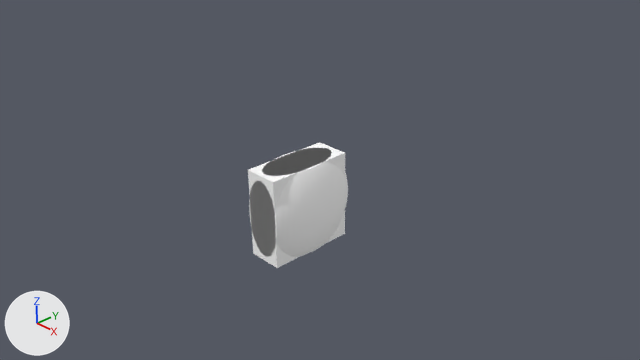
The Blender file Procrastination/Assets/Meshes/Comp_Tower.blend as it was, and as the next commit left it.
Before and after are seen from the file's camera 'Camera'. The axes (+X, +Y, +Z) are drawn at lower left. The lights are the same throughout.
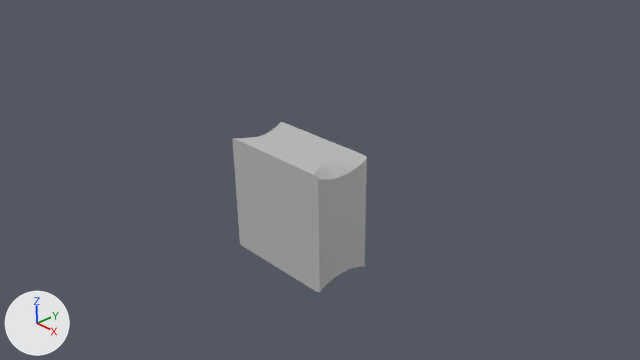
Commit message: Tower mesh Fixed

Changed parts and their boxes [x1, y1, x2, y2] in the pictures (640 x 360 px):
```json
{"object": "Cube", "change": "recoloured, reshaped, rescaled", "before": [248, 142, 348, 268], "after": [232, 122, 367, 292], "on screen": "35% wider, 35% taller"}
{"part": 1, "of": "me_cube_001", "change": "rebuilt", "before": [249, 148, 348, 257], "after": [232, 122, 367, 292], "on screen": "36% wider, 55% taller"}
{"part": 2, "of": "me_cube_001", "change": "deleted", "before": [248, 142, 345, 268]}
```

Scene script edits in JSON lines:
```json
{"op": "set", "path": "mat_tower", "old": "diffuse_material('Tower')", "new": "principled_material('Tower')"}
{"op": "set", "path": "mat_tower.base_color", "old": "(1.0, 1.0, 1.0)", "new": "(0.5, 0.5, 0.5)", "note": "white #ffffff -> grey #bcbcbc"}
{"block": "me_cube_001", "where": "# used by ob_cube; location = (0.0, 0.0, 0.0); scale = (0.3, 0.75, 0.75)"}
{"op": "remove", "block": "me_cube_001", "code": "me_cube_001.from_pydata(...)  # 1336 vertices, 1247 faces; spans x -1.67..1.67, y -1.0..1.33, z -1.0..1.0"}
{"op": "add", "block": "me_cube_001", "code": "me_cube_001.from_pydata(...)  # 80 vertices, 50 faces; spans x -1.0..1.0, y -1.0..1.0, z -1.0..1.0"}
{"block": "me_cube_001", "change": "me_cube_001 part 1: the loose piece of 1328 vertices spanning x -1.67..1.67, y -1.0..1.33, z -1.0..1.0 is rebuilt with 80 vertices and now spans x -1.0..1.0, y -1.0..1.0, z -1.0..1.0"}
{"block": "me_cube_001", "change": "me_cube_001 part 2: the loose piece of 8 vertices spanning x -1.0..1.0, y -1.0..1.0, z -1.0..1.0 is deleted"}
{"op": "set", "path": "ob_cube.scale", "old": "(0.3, 0.75, 0.75)", "new": "(1.0, 0.5, 1.0)"}
```
